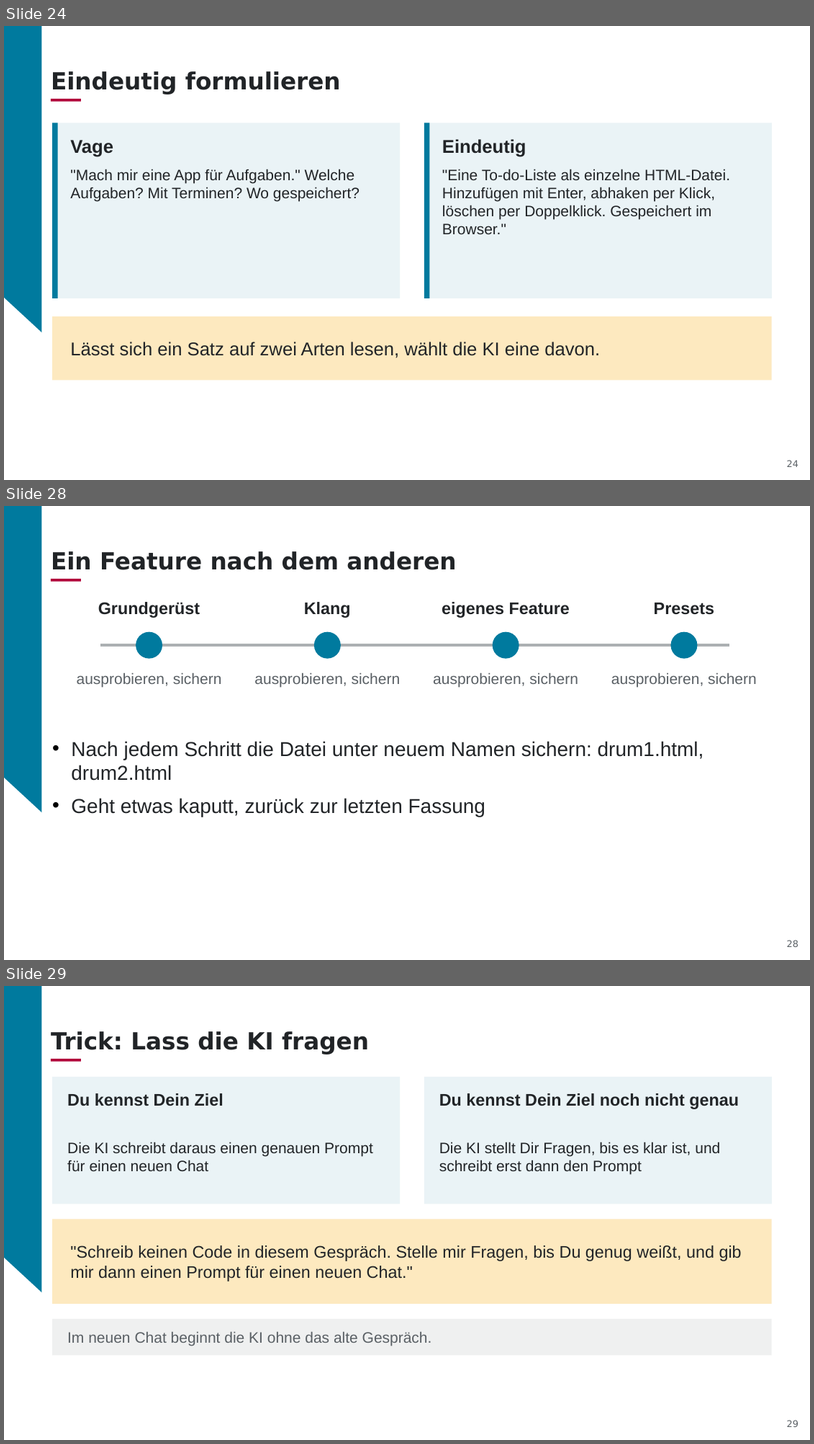
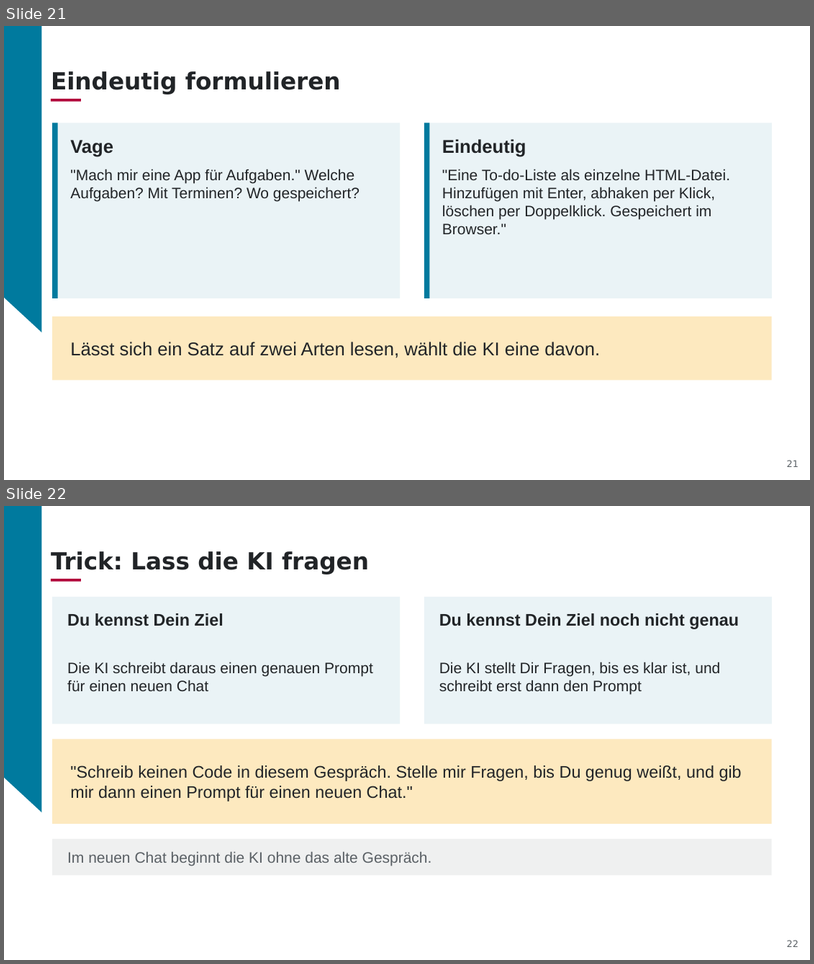
Before and after one commit to aihpi/workshop-rapid-prototyping, a slide deck: slides/01_workshop_rapid_prototyping_DE.pptx. Shown one above the other, each under a label of ours: slides 24, 28 and 29 before the commit, slides 21 and 22 after it; the slides between them are not shown. The pictures are 814x1444 and 814x964 pixels, drawn with LibreOffice and Linux fonts; fonts in the diff are those of the drawing; background and template pictures are left out. Boxes give left, top, right and bottom in pixels: in the first picture for what was removed or moved away, otherwise in the second. Text is boxed around its words. In the diff, an @@ line names an element or a change of style, - is before the commit and + after.

```diff
--- a/slides/01_workshop_rapid_prototyping_DE.pptx
+++ b/slides/01_workshop_rapid_prototyping_DE.pptx
@@ slide 28 removed at <box>4,506,810,960</box>, background #007A9E; not listed: 2 template elements that a slide beside it also shows @@
@@ title removed at <box>51,551,456,570</box> @@
-Ein Feature nach dem anderen
@@ rectangle removed at <box>51,579,81,581</box> @@
@@ text removed at <box>98,602,200,618</box> @@
-Grundgerüst
@@ text removed at <box>304,602,351,618</box> @@
-Klang
@@ text removed at <box>442,602,570,618</box> @@
-eigenes Feature
@@ text removed at <box>654,602,715,615</box> @@
-Presets
@@ ellipse removed at <box>136,632,162,659</box> @@
@@ ellipse removed at <box>314,632,341,659</box> @@
@@ ellipse removed at <box>493,632,520,659</box> @@
@@ ellipse removed at <box>671,632,698,659</box> @@
@@ line removed from (100, 645) to (730, 645) @@
@@ text removed at <box>77,673,222,687</box> @@
-ausprobieren, sichern
@@ text removed at <box>255,673,401,687</box> @@
-ausprobieren, sichern
@@ text removed at <box>433,673,579,687</box> @@
-ausprobieren, sichern
@@ text removed at <box>612,673,757,687</box> @@
-ausprobieren, sichern
@@ text removed at <box>71,741,705,816</box> @@
-• Nach jedem Schritt die Datei unter neuem Namen sichern: drum1.html, drum2.html
-• Geht etwas kaputt, zurück zur letzten Fassung
@@ page number removed at <box>787,939,799,947</box> @@
-28
@@ what was slide 24 is now slide 21 @@
@@ page number at <box>787,459,799,467</box>: text changed @@
-24
+21
@@ what was slide 29 is now slide 22 @@
@@ page number at <box>787,939,799,947</box>: text changed @@
-29
+22
```
Also in this commit, not shown: 7 slides changed, 6 slides added, 16 other slides removed, 1 other file.
